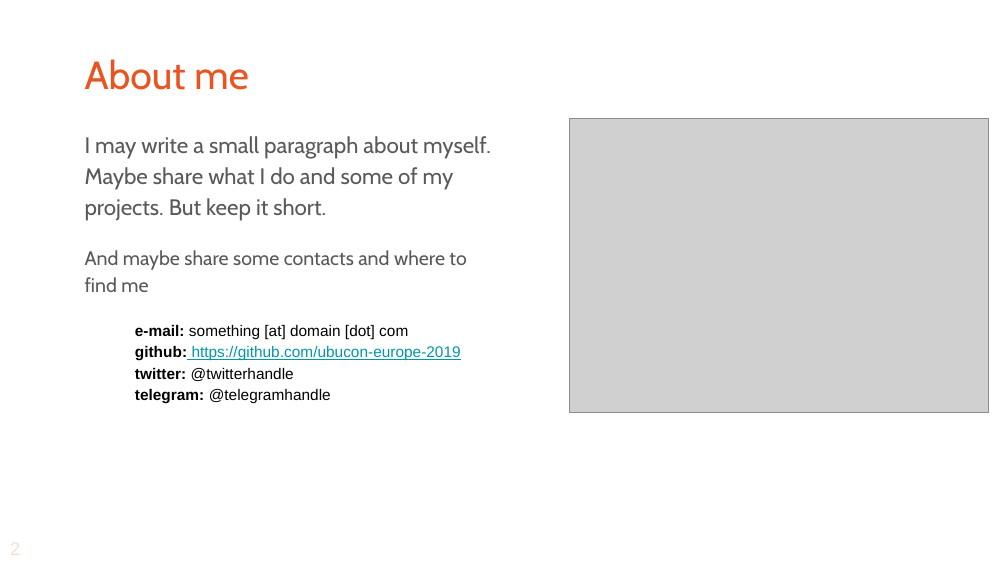
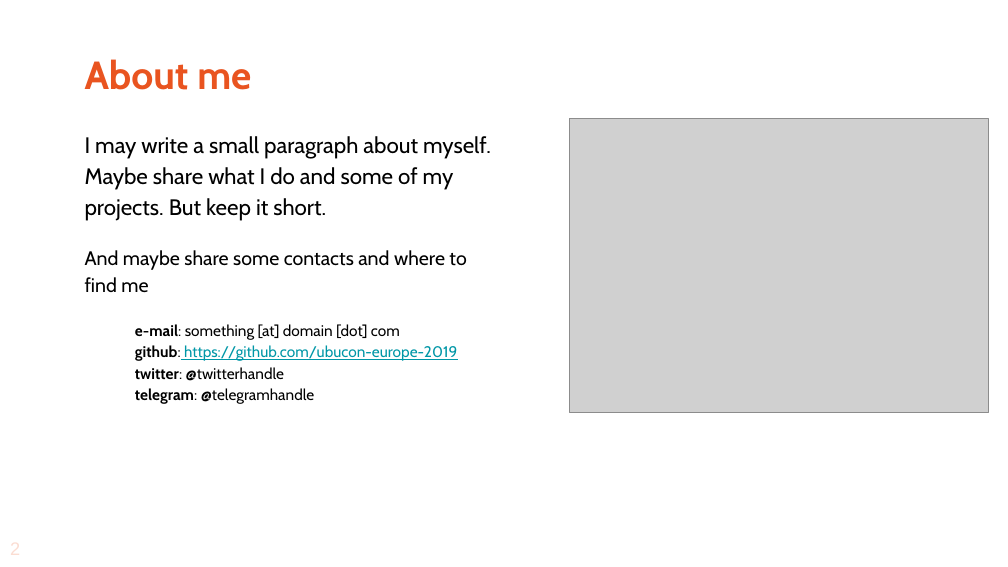
Before and after one commit to tcarreira/ubucon-europe-2019, a slide deck: slide 2 of presentation-templates/libreoffice.openoffice/ubucon.europe.2019.odp. Drawn at 1008x567 pixels with LibreOffice and Linux fonts; fonts in the diff are those of the drawing; grey boxes stand for pictures; background and template pictures are left out. Boxes give left, top, right and bottom in pixels: in the first picture for what was removed or moved away, otherwise in the second. Text is boxed around its words. In the diff, an @@ line names an element or a change of style, - is before the commit and + after.

```diff
--- a/presentation-templates/libreoffice.openoffice/ubucon.europe.2019.odp
+++ b/presentation-templates/libreoffice.openoffice/ubucon.europe.2019.odp
@@ title "About me" at box(85, 59, 251, 90): bold on @@
@@ text "I may write a small ..." at box(85, 136, 491, 404): text colour #595959 to #000000 in "I may write a small paragraph about ...", "And maybe share some contacts and where ..."; font Arial to Cabin in "e-mail: something [at] domain [dot] com github: ..."; bold off in "e-mail: github: twitter: telegram:" @@
```
Also in this commit, not shown: 8 other slides changed.
